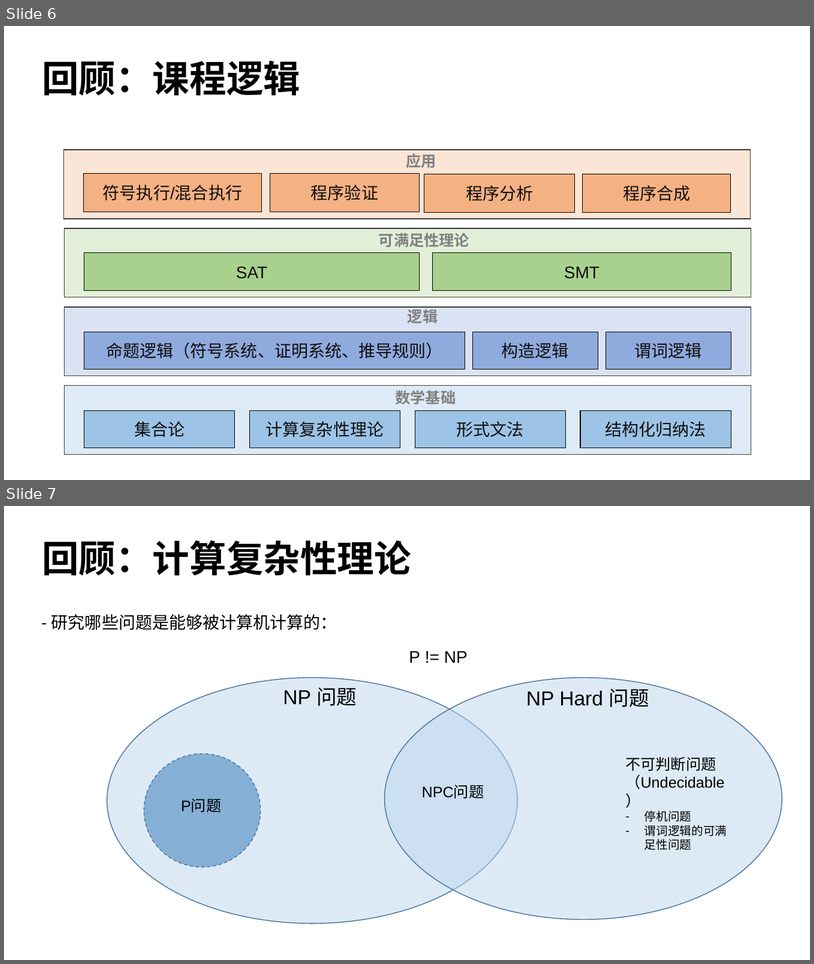
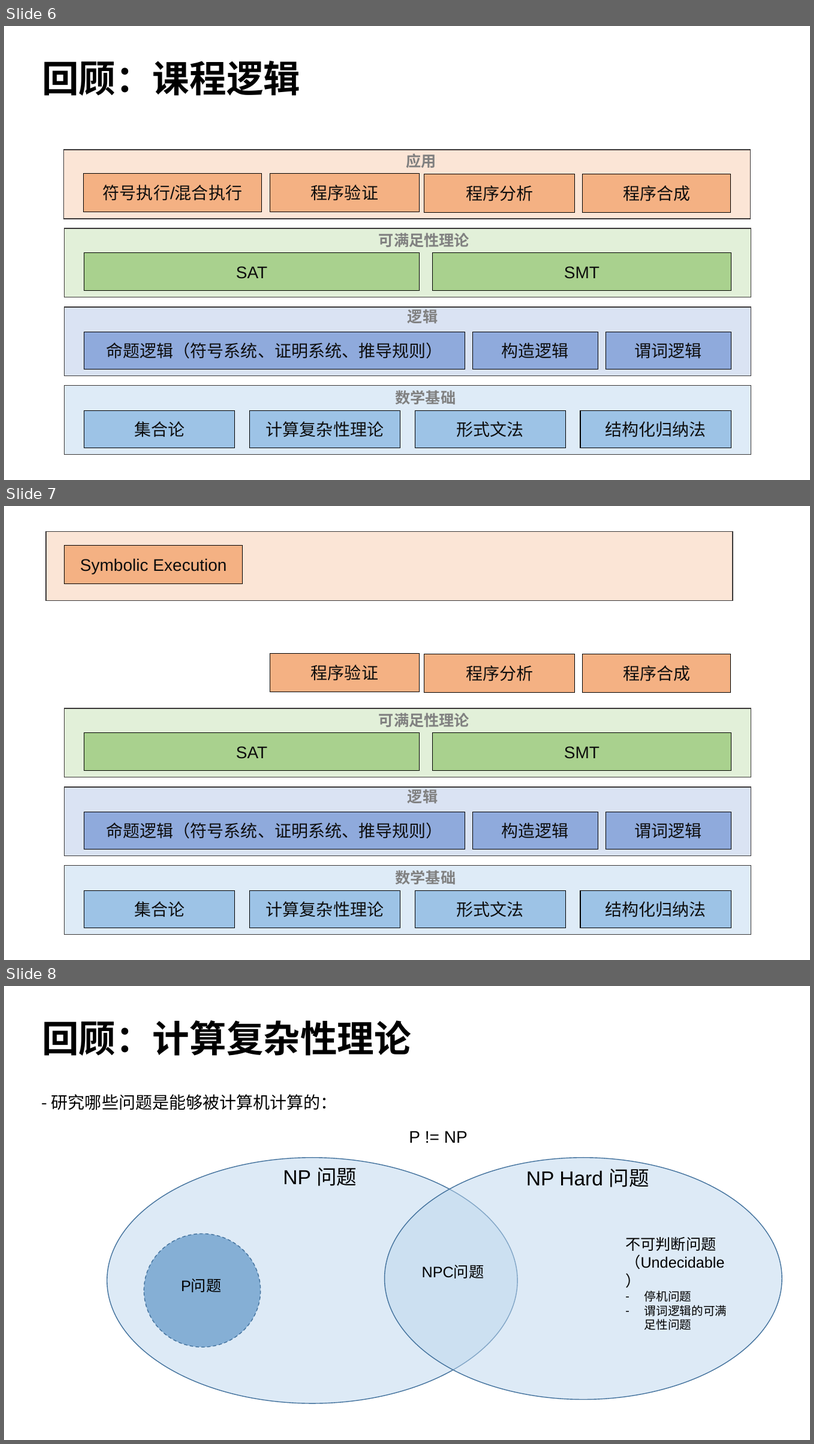
Before and after one commit to csslab-ustc/csslab-ustc.github.io, a slide deck: courses/theory/slides/review-lecture/review-01.pptx. Shown one above the other, each under a label of ours: slides 6 and 7 before the commit, slides 6, 7 and 8 after it. The pictures are 814x964 and 814x1444 pixels, drawn with LibreOffice and Linux fonts; fonts in the diff are those of the drawing. Boxes give left, top, right and bottom in pixels: in the first picture for what was removed or moved away, otherwise in the second. Text is boxed around its words. In the diff, an @@ line names an element or a change of style, - is before the commit and + after.

```diff
--- a/courses/theory/slides/review-lecture/review-01.pptx
+++ b/courses/theory/slides/review-lecture/review-01.pptx
@@ slide 7 added at (4, 506, 810, 960), background #FFFFFF @@
@@ rectangle added at (47, 531, 734, 600), fill #FBE5D6, outline #3B3838 1 pt @@
@@ rectangle added at (65, 546, 243, 584), fill #F4B183, outline #000000 0.75 pt, 20 pt, text #0D0D0D @@
+Symbolic Execution
@@ rectangle added at (270, 654, 420, 693), fill #F4B183, outline #000000 0.75 pt, 20 pt, text #0D0D0D @@
+程序验证
@@ rectangle added at (425, 654, 575, 693), fill #F4B183, outline #000000 0.75 pt, 20 pt, text #0D0D0D @@
+程序分析
@@ rectangle added at (583, 654, 731, 693), fill #F4B183, outline #000000 0.75 pt, 20 pt, text #0D0D0D @@
+程序合成
@@ rectangle added at (65, 708, 752, 777), fill #E2F0D9, outline #3B3838 1 pt @@
@@ text added at (379, 712, 470, 727), 18 pt, text #808080, bold @@
+可满足性理论
@@ rectangle added at (84, 733, 420, 771), fill #A9D18E, outline #000000 0.75 pt, 20 pt, text #0D0D0D @@
+SAT
@@ rectangle added at (433, 733, 732, 771), fill #A9D18E, outline #000000 0.75 pt, 20 pt, text #0D0D0D @@
+SMT
@@ rectangle added at (65, 787, 752, 856), fill #DAE3F3, outline #3B3838 1 pt @@
@@ text added at (408, 786, 438, 805), 18 pt, text #808080, bold @@
+逻辑
@@ rectangle added at (84, 811, 465, 849), fill #8FAADC, outline #000000 0.75 pt, 20 pt, text #0D0D0D @@
+命题逻辑（符号系统、证明系统、推导规则）
@@ rectangle added at (473, 811, 598, 849), fill #8FAADC, outline #000000 0.75 pt, 20 pt, text #0D0D0D @@
+构造逻辑
@@ rectangle added at (606, 811, 731, 849), fill #8FAADC, outline #000000 0.75 pt, 20 pt, text #0D0D0D @@
+谓词逻辑
@@ rectangle added at (65, 865, 752, 934), fill #DEEBF7, outline #3B3838 1 pt @@
@@ text added at (395, 870, 456, 884), 18 pt, text #808080, bold @@
+数学基础
@@ rectangle added at (84, 890, 235, 928), fill #9DC3E6, outline #000000 0.75 pt, 20 pt, text #0D0D0D @@
+集合论
@@ rectangle added at (249, 890, 400, 928), fill #9DC3E6, outline #000000 0.75 pt, 20 pt, text #0D0D0D @@
+计算复杂性理论
@@ rectangle added at (416, 890, 566, 928), fill #9DC3E6, outline #000000 0.75 pt, 20 pt, text #0D0D0D @@
+形式文法
@@ rectangle added at (581, 890, 731, 928), fill #9DC3E6, outline #000000 0.75 pt, 20 pt, text #0D0D0D @@
+结构化归纳法
@@ what was slide 7 is now slide 8 @@
```
Also in this commit, not shown: 54 other files.
